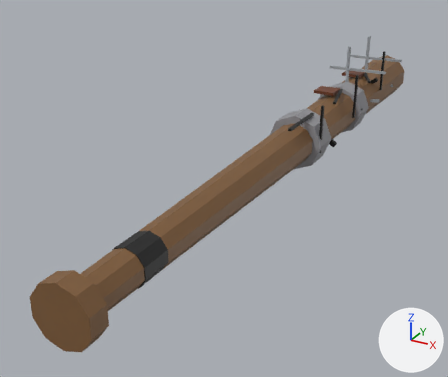
An edit to the glTF model assets/generated/items/bat_nails_w2.glb, drawn before and after from the same camera.
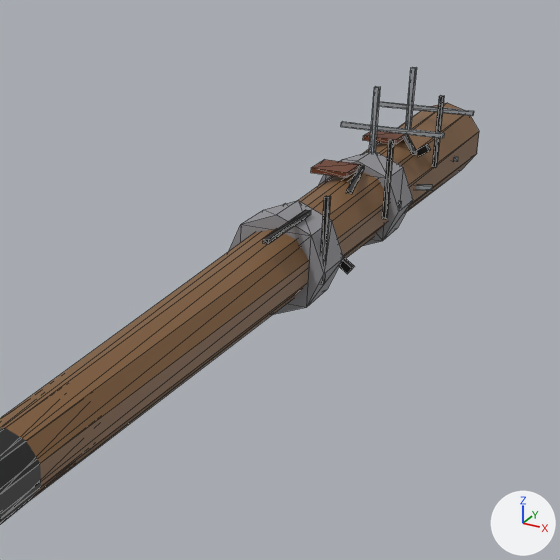
Each version is shown whole from a 50 mm lens placed at (0.288, -0.414, 0.27), pointed at (-0.066, 0.229, -0.052), then close up on the part from 33% to 100% of the width and 0% to 80% of the height. Arrows for +X, +Y and +Z are at lower right; the lights stay in place. The older version's two pictures come first. The close-ups show mesh edges as thin lines. Vertices at exactly the same position are counted once.

The first close-up shows 'bat_nails_w2'.
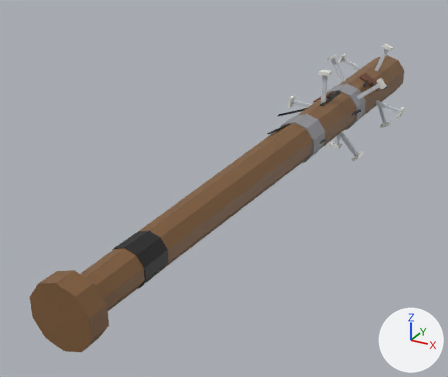
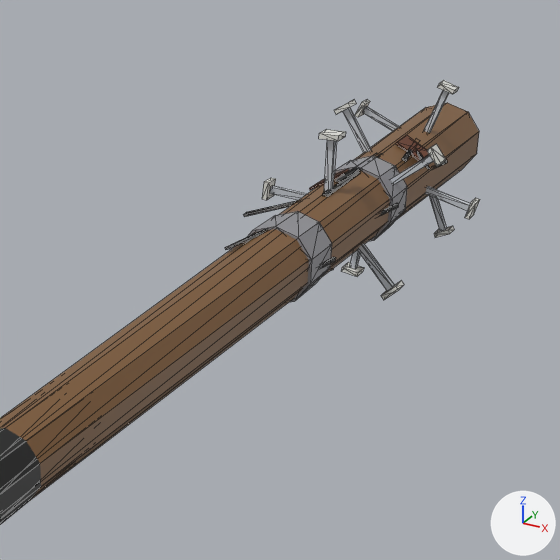
The change, as a diff of the scene's bpy script:
```diff
--- a/assets/generated/items/bat_nails_w2.glb.py
+++ b/assets/generated/items/bat_nails_w2.glb.py
@@ me_bat_nails_w2 @@
 # used by ob_bat_nails_w2; location = (0.0, 0.0, 0.0)
-me_bat_nails_w2.from_pydata(...)  # 244 vertices, 392 faces; spans x -0.045..0.045, y -0.14..0.73, z -0.037..0.09
+me_bat_nails_w2.from_pydata(...)  # 388 vertices, 612 faces; spans x -0.075..0.076, y -0.14..0.73, z -0.076..0.076
+# me_bat_nails_w2 part 1: the loose piece of 8 vertices spanning x -0.025..0.005, y 0.55..0.58, z 0.033..0.037 is turned 62.5 degrees about the y axis through its middle and scaled by 0.507, then moved by (-0.057, 0.031, -0.07)
+# me_bat_nails_w2 part 2: a new loose piece, a 10-sided cylinder along y spanning x -0.031..0.031, y 0.464..0.504, z -0.033..0.033, in mat_defaultmaterial
+# me_bat_nails_w2 part 3: a new loose piece, a 10-sided cylinder along y spanning x -0.027..0.027, y 0.297..0.337, z -0.029..0.029, in mat_defaultmaterial
+# me_bat_nails_w2 part 4: the loose piece of 8 vertices spanning x 0.004..0.023, y 0.386..0.459, z 0.032..0.035 is scaled about its middle by (0.686, -1.01, -0.501), then moved by (-0.022, -0.136, -0.009)
+# me_bat_nails_w2 part 5: a new loose piece, a box spanning x -0.0075..0.0075, y 0.3925..0.4075, z 0.069..0.073, in mat_defaultmaterial
+# me_bat_nails_w2 part 6: a new loose piece, a box spanning x -0.0027..0.0027, y 0.3972..0.4028, z 0.0116..0.069, in mat_defaultmaterial
+# me_bat_nails_w2 part 7: a new loose piece, a box spanning x -0.0025..0.0025, y 0.4224..0.5216, z 0.0294..0.031, in mat_defaultmaterial
+# me_bat_nails_w2 part 8: the loose piece of 8 vertices spanning x -0.025..0.005, y 0.426..0.456, z 0.033..0.037 is scaled about its middle by (0.134, 2.48, 0.398), then moved by (0.012, -0.019, -0.006)
+# me_bat_nails_w2 part 9: the loose piece of 8 vertices spanning x -0.004..0.03, y 0.524..0.594, z 0.032..0.035 is multiplied about its middle by the matrix ((0.839, 0.221, 0.495), (-0.292, 0.953, 0.07), (-0.456, -0.203, 0.865)), then moved by (0.003, 0.0, -0.006)
+# me_bat_nails_w2 part 10: 12 loose pieces with 96 vertices, spanning x -0.045..0.045, y 0.249..0.705, z -0.026..0.09, are deleted
+# me_bat_nails_w2 part 11
+# 56 vertices are removed from x -0.037..0.037, y 0.297..0.615, z -0.037..0.037
+# 92 faces are deleted
+# 156 vertices are added at x -0.075..0.076, y 0.294..0.677, z -0.076..0.076
+# 40 new vertices lie (0.0, 0.006, 0.0) away from vertices in x -0.07..0.071, y 0.425..0.677, z -0.071..0.07
+# 24 new vertices lie (0.0, 0.015, 0.0) away from vertices in x -0.075..0.076, y 0.505..0.673, z -0.076..0.076
+# 12 new vertices lie (0.0, 0.014, 0.0) away from vertices in x -0.075..0.064, y 0.421..0.477, z -0.059..0.051
+# 348 new faces join them
 me_bat_nails_w2.materials.append(mat_defaultmaterial)
```

Where the change shows, as pixel boxes [x1, y1, x2, y2] in the close-ups (560 x 560 px; the box of a moved part takes in the faces that stretch with it):
'bat_nails_w2', reshaped: before [0, 67, 479, 524]; after [0, 80, 480, 524]
part 1 of me_bat_nails_w2, moved or reshaped (not visible afterwards): before [363, 131, 407, 144]
part 2 of me_bat_nails_w2, added: after [334, 156, 407, 241]
part 3 of me_bat_nails_w2, added: after [247, 211, 332, 302]
part 4 of me_bat_nails_w2, moved or reshaped: before [346, 165, 364, 194]; after [225, 229, 268, 250]
part 5 of me_bat_nails_w2, added: after [319, 129, 345, 141]
part 6 of me_bat_nails_w2, added: after [324, 140, 337, 191]
part 7 of me_bat_nails_w2, added: after [336, 153, 383, 182]
part 8 of me_bat_nails_w2, moved or reshaped: before [311, 160, 360, 178]; after [322, 172, 360, 197]
part 9 of me_bat_nails_w2, moved or reshaped: before [404, 134, 417, 155]; after [402, 148, 413, 162]
part 10 of me_bat_nails_w2, deleted: before [263, 67, 474, 284]
part 11 of me_bat_nails_w2, reshaped: before [229, 144, 431, 314]; after [244, 80, 480, 300]
